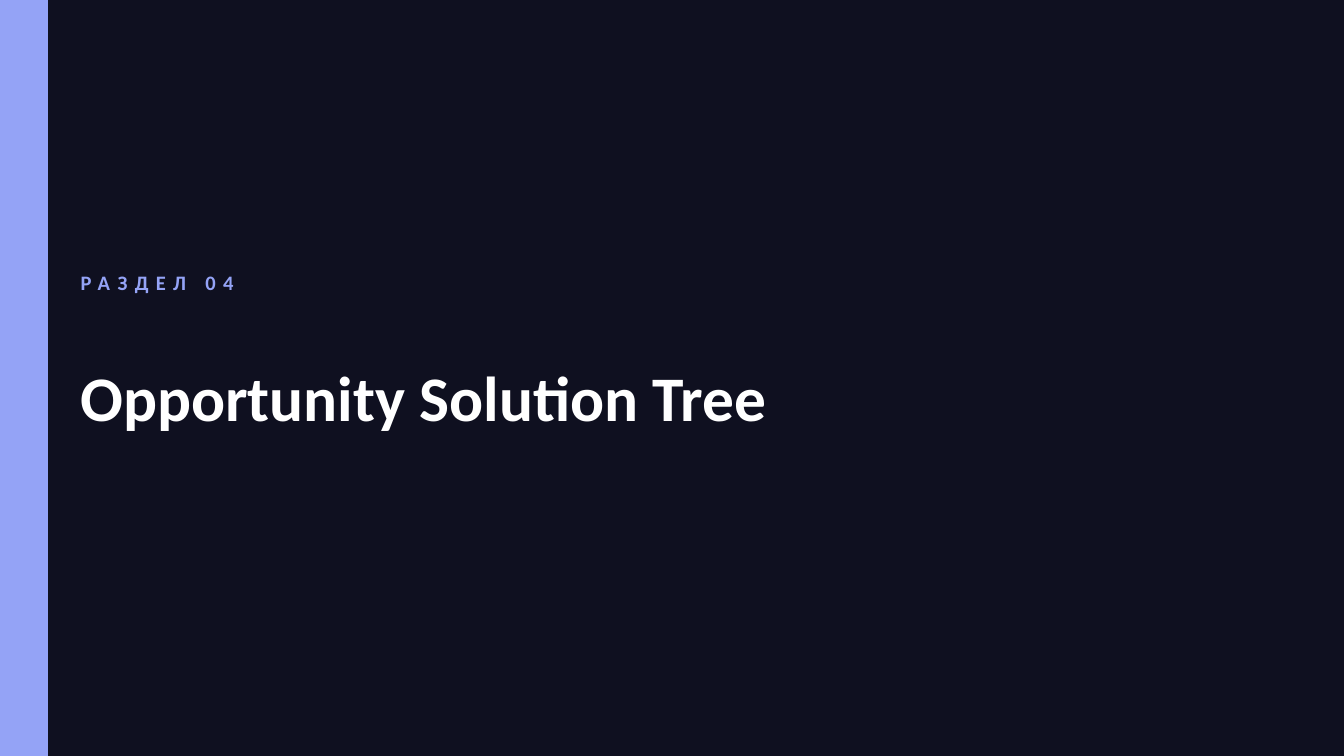
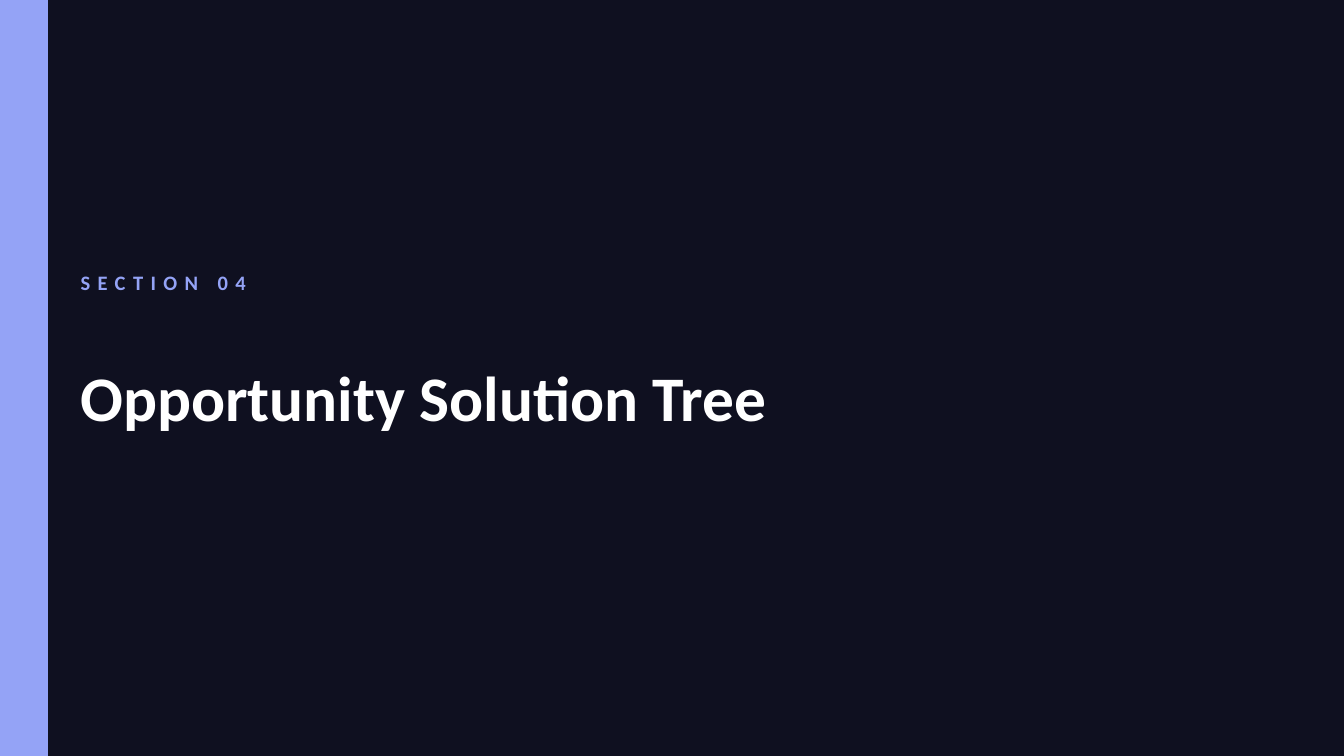
Before and after one commit to ipavelm/ultimate-product-discovery-skill, a slide deck: slide 24 of assets/presentation-template.pptx. Drawn at 1344x756 pixels with LibreOffice and Linux fonts; fonts in the diff are those of the drawing. Boxes give left, top, right and bottom in pixels: in the first picture for what was removed or moved away, otherwise in the second. Text is boxed around its words. In the diff, an @@ line names an element or a change of style, - is before the commit and + after.

```diff
--- a/assets/presentation-template.pptx
+++ b/assets/presentation-template.pptx
@@ text at box(81, 276, 246, 290): text changed @@
-РАЗДЕЛ 04
+SECTION 04
```
Also in this commit, not shown: 24 other slides changed, 9 slides added, 9 slides removed, 6 other files.
